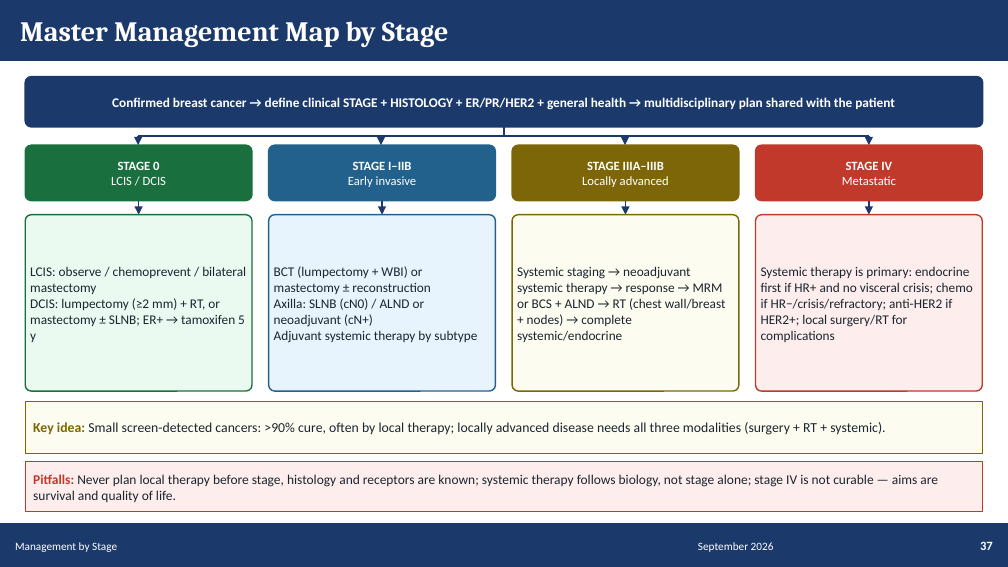
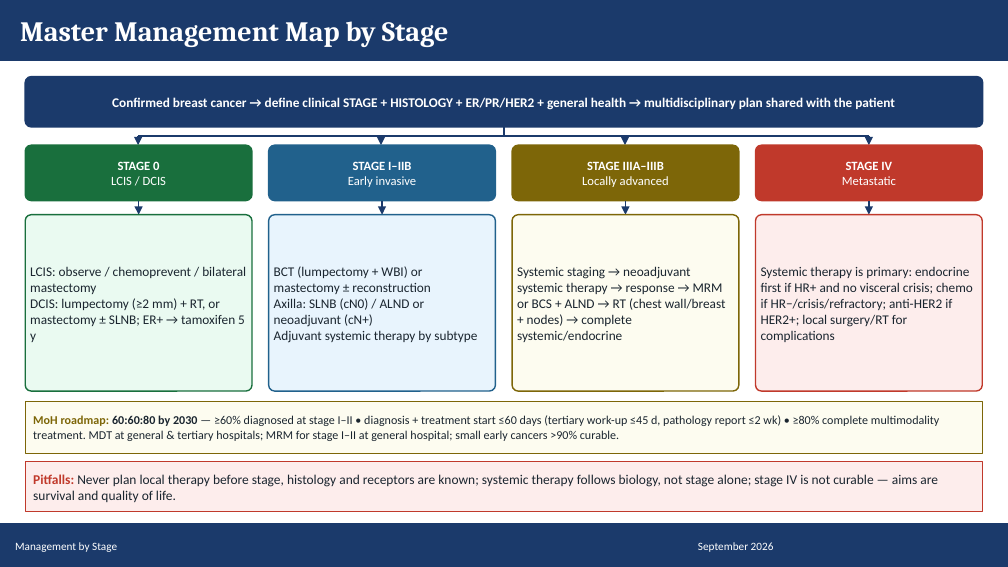
Before and after one commit to Muluamlak/Phone, a slide deck: slide 37 of BreastCancer_Management_Visual_65.pptx. Drawn at 1008x567 pixels with LibreOffice and Linux fonts; fonts in the diff are those of the drawing. Boxes give left, top, right and bottom in pixels: in the first picture for what was removed or moved away, otherwise in the second. Text is boxed around its words. In the diff, an @@ line names an element or a change of style, - is before the commit and + after.

```diff
--- a/BreastCancer_Management_Visual_65.pptx
+++ b/BreastCancer_Management_Visual_65.pptx
@@ text at bbox=[33, 415, 940, 441]: text changed; size 9.8 to 8.7 pt @@
-Key idea: Small screen-detected cancers: >90% cure, often by local therapy; locally advanced disease needs all three modalities (surgery + RT + systemic).
+MoH roadmap: 60:60:80 by 2030 — ≥60% diagnosed at stage I–II • diagnosis + treatment start ≤60 days (tertiary work-up ≤45 d, pathology report ≤2 wk) • ≥80% complete multimodality treatment. MDT at general & tertiary hospitals; MRM for stage I–II at general hospital; small early cancers >90% curable.
@@ text removed at bbox=[980, 541, 993, 550] @@
-37
```
Also in this commit, not shown: 64 other slides changed.
